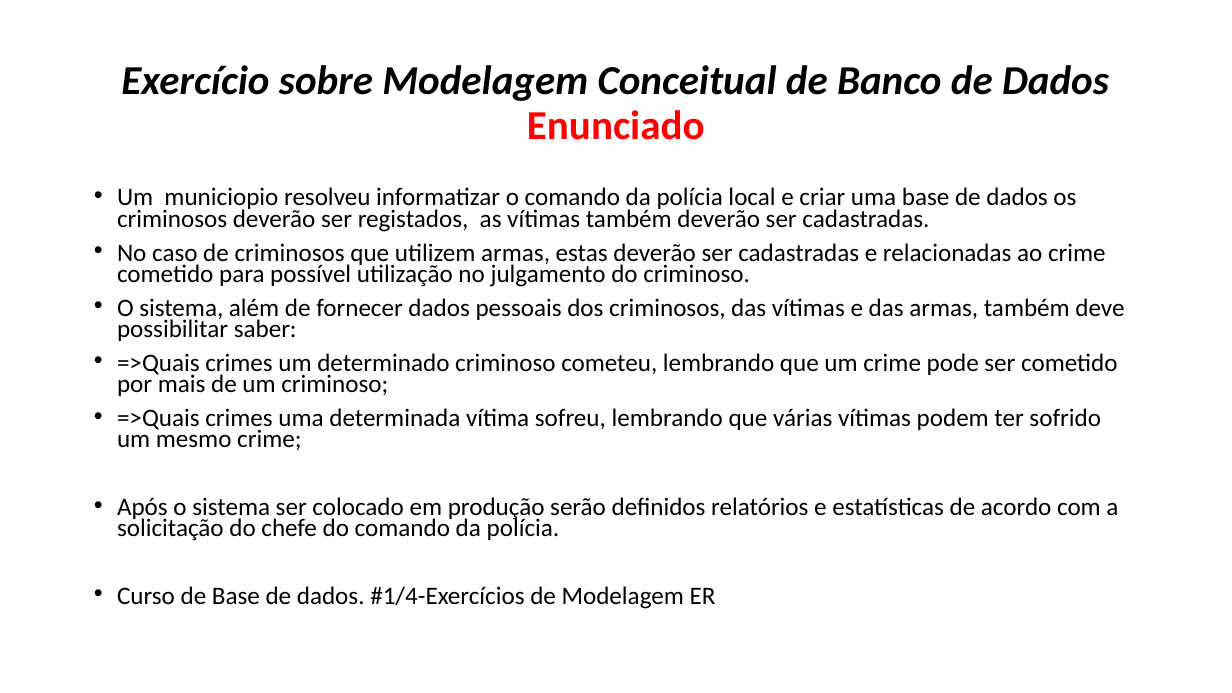
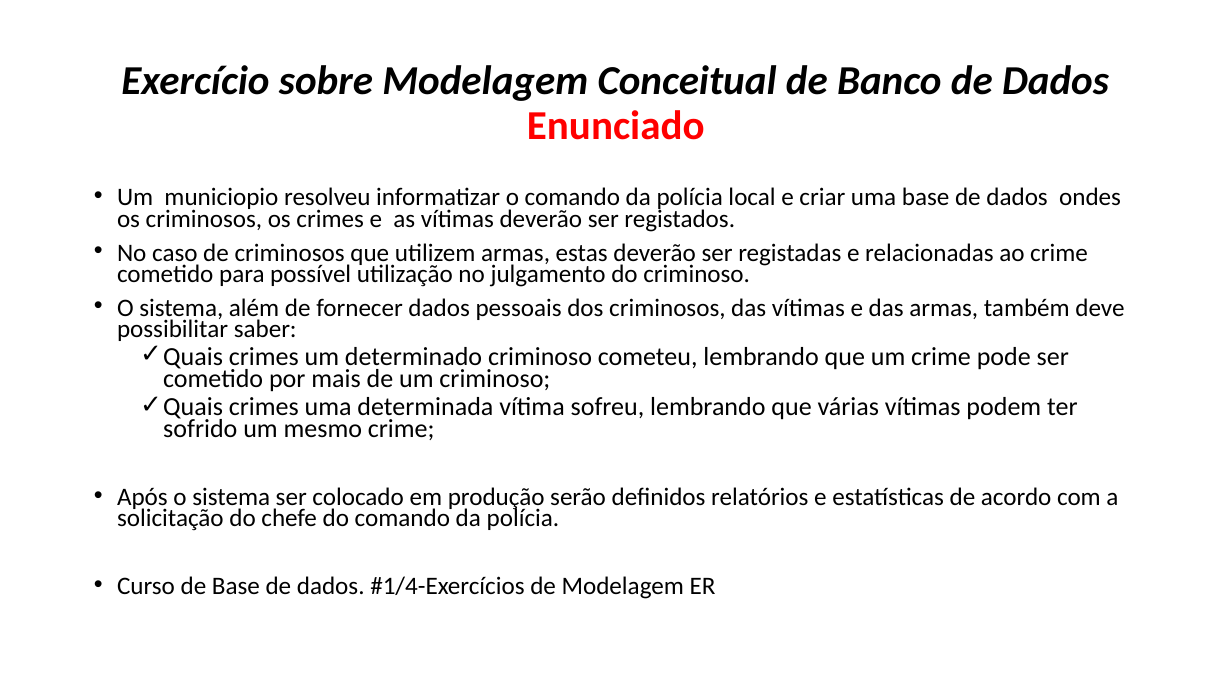
Before and after one commit to hangalo/cursobasededados, a slide deck: slide 1 of Curso_de_Base_de_Dados_Exercicios_de_Modelagem_01.pptx. Drawn at 1232x693 pixels with LibreOffice and Linux fonts; fonts in the diff are those of the drawing. Boxes give left, top, right and bottom in pixels: in the first picture for what was removed or moved away, otherwise in the second. Text is boxed around its words. In the diff, an @@ line names an element or a change of style, - is before the commit and + after.

```diff
--- a/Curso_de_Base_de_Dados_Exercicios_de_Modelagem_01.pptx
+++ b/Curso_de_Base_de_Dados_Exercicios_de_Modelagem_01.pptx
@@ text at (117,187,1121,287): text changed @@
-• Um municiopio resolveu informatizar o comando da polícia local e criar uma base de dados os criminosos deverão ser registados, as vítimas também deverão ser cadastradas.
-• No caso de criminosos que utilizem armas, estas deverão ser cadastradas e relacionadas ao crime cometido para possível utilização no julgamento do criminoso.
+• Um municiopio resolveu informatizar o comando da polícia local e criar uma base de dados ondes os criminosos, os crimes e as vítimas deverão ser registados.
+• No caso de criminosos que utilizem armas, estas deverão ser registadas e relacionadas ao crime cometido para possível utilização no julgamento do criminoso.
@@ text at (163,347,1077,440): text changed; size 19.6 to 20.3 pt @@
-• =>Quais crimes um determinado criminoso cometeu, lembrando que um crime pode ser cometido por mais de um criminoso;
-• =>Quais crimes uma determinada vítima sofreu, lembrando que várias vítimas podem ter sofrido um mesmo crime;
+  ✓ Quais crimes um determinado criminoso cometeu, lembrando que um crime pode ser cometido por mais de um criminoso;
+  ✓ Quais crimes uma determinada vítima sofreu, lembrando que várias vítimas podem ter sofrido um mesmo crime;
```
Also in this commit, not shown: 2 other slides changed, 3 slides added, 2 other files.
